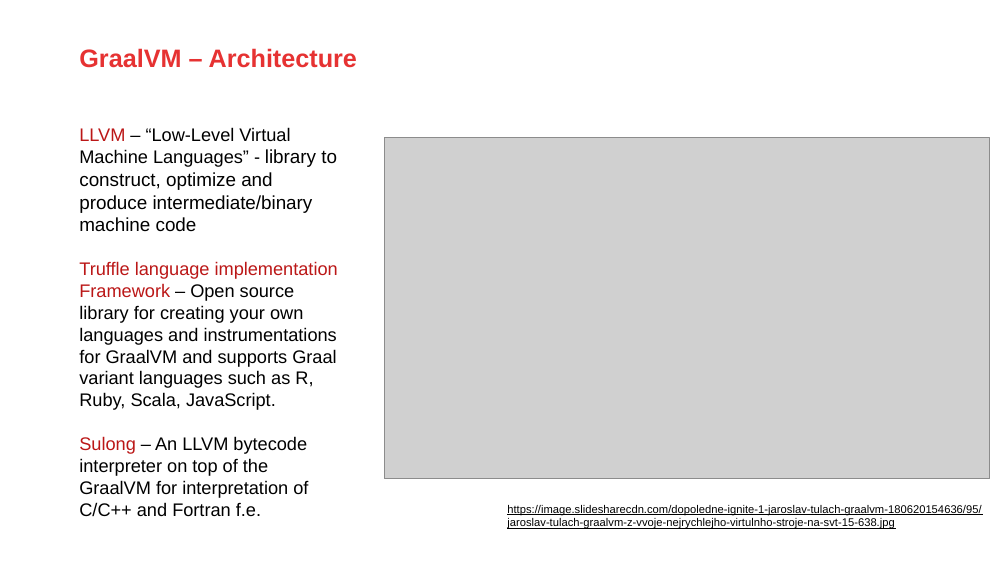
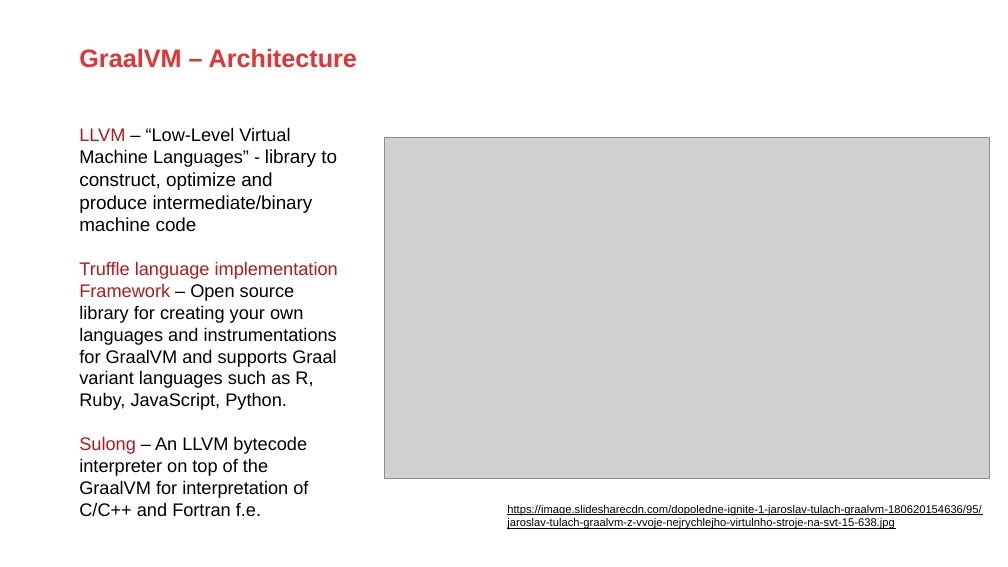
Before and after one commit to AMIS-Services/sig-graalvm-quarkus-15082019, a slide deck: slide 12 of GraalVM_20190815.pptx. Drawn at 1008x567 pixels with LibreOffice and Linux fonts; fonts in the diff are those of the drawing; grey boxes stand for pictures; background and template pictures are left out. Boxes give left, top, right and bottom in pixels: in the first picture for what was removed or moved away, otherwise in the second. Text is boxed around its words. In the diff, an @@ line names an element or a change of style, - is before the commit and + after.

Commit message:
Presentation Part1 - GraalVM

```diff
--- a/GraalVM_20190815.pptx
+++ b/GraalVM_20190815.pptx
@@ text at (x1=79, y1=261, x2=338, y2=410): text changed @@
-Truffle language implementation Framework – Open source library for creating your own languages and instrumentations for GraalVM and supports Graal variant languages such as R, Ruby, Scala, JavaScript.
+Truffle language implementation Framework – Open source library for creating your own languages and instrumentations for GraalVM and supports Graal variant languages such as R, Ruby, JavaScript, Python.
```
Also in this commit, not shown: 5 other slides changed.
